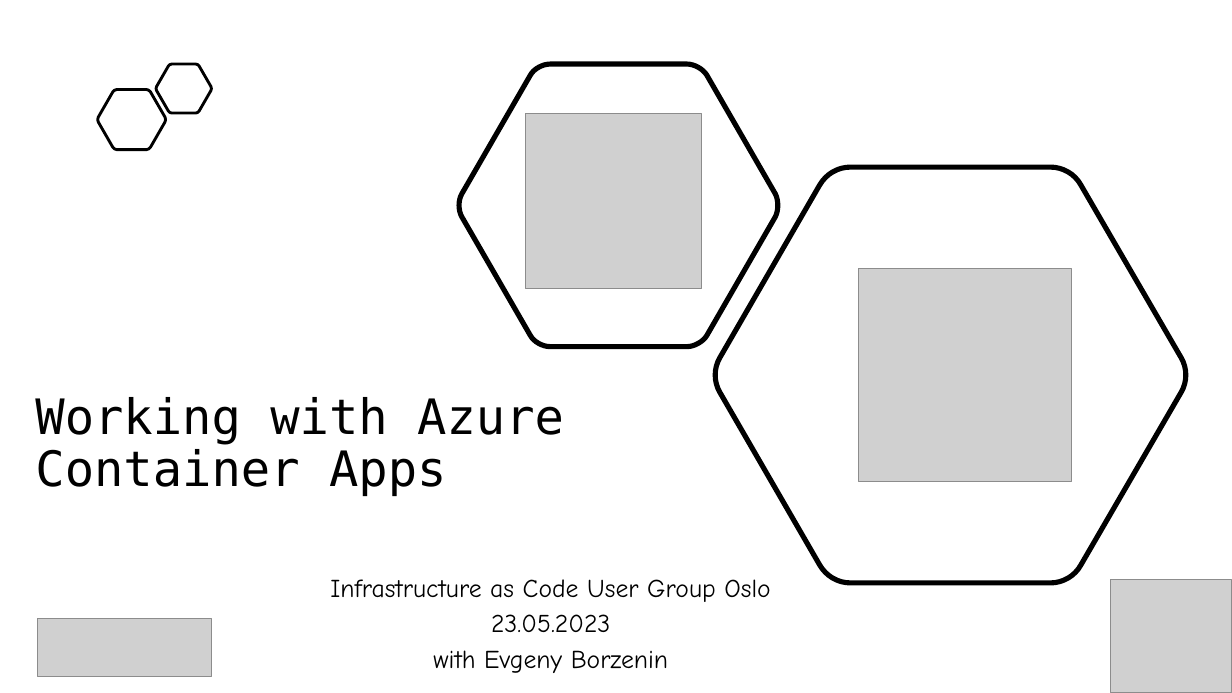
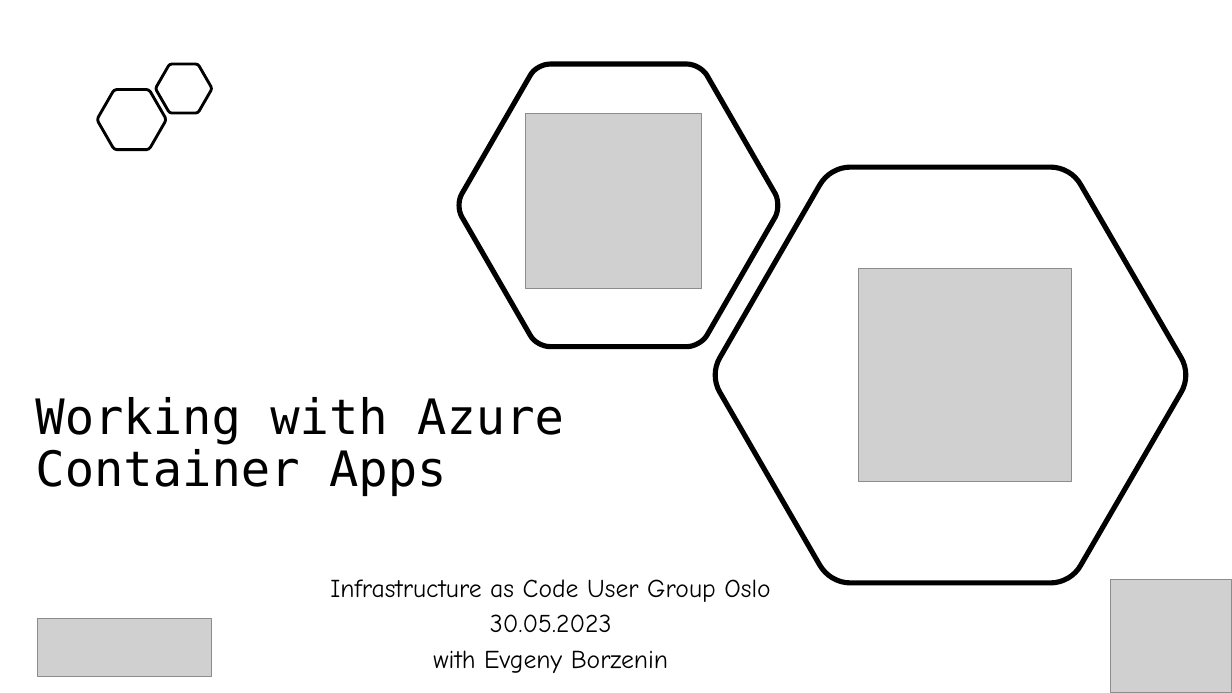
Before and after one commit to evgenyb/iac-workshops, a slide deck: slide 1 of container-apps/slides/container-apps.pptx. Drawn at 1232x693 pixels with LibreOffice and Linux fonts; fonts in the diff are those of the drawing; grey boxes stand for pictures. Boxes give left, top, right and bottom in pixels: in the first picture for what was removed or moved away, otherwise in the second. Text is boxed around its words. In the diff, an @@ line names an element or a change of style, - is before the commit and + after.

```diff
--- a/container-apps/slides/container-apps.pptx
+++ b/container-apps/slides/container-apps.pptx
@@ subtitle at (x1=490, y1=614, x2=612, y2=632): text changed @@
-23.05.2023
+30.05.2023
```
Also in this commit, not shown: 1 other file.
